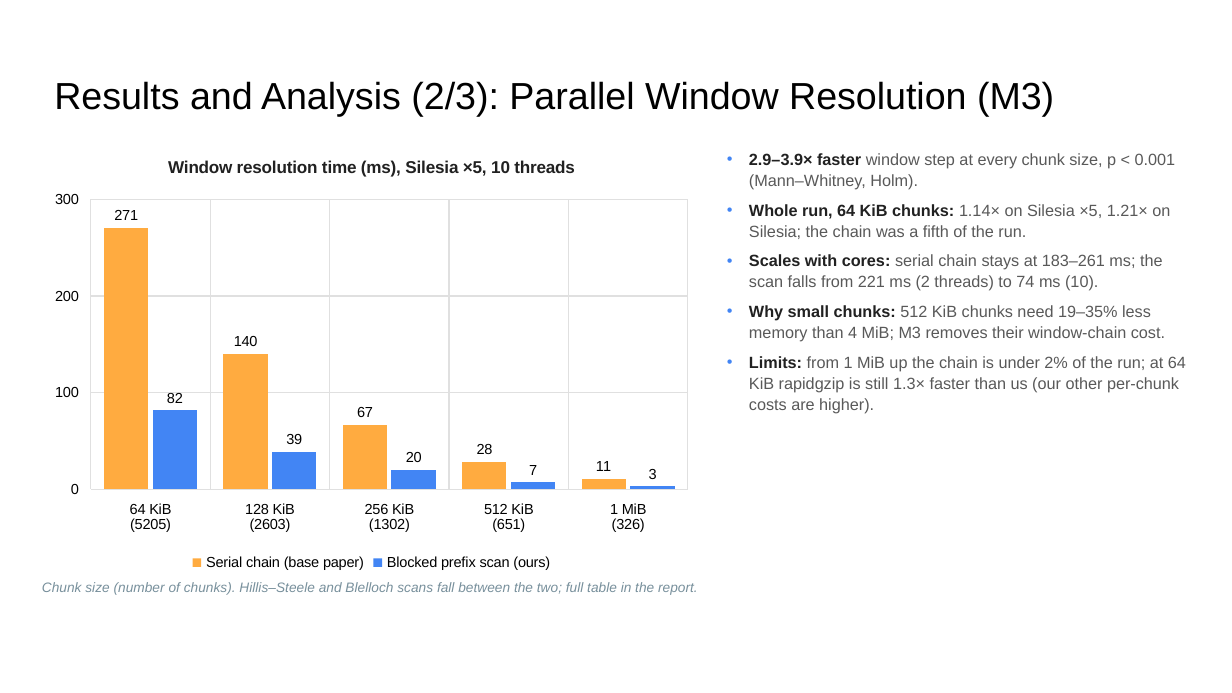
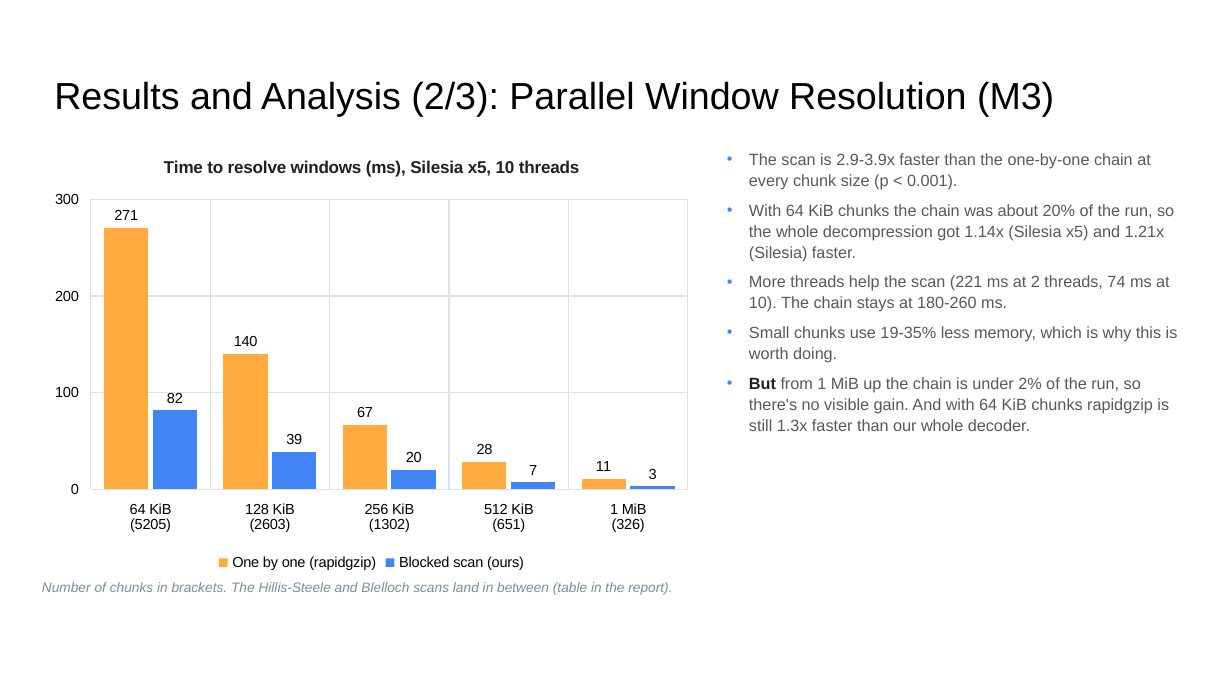
Before and after one commit to DarkDS13/riptide, a slide deck: slide 5 of docs/final/riptide_final_presentation.pptx. Drawn at 1232x693 pixels with LibreOffice and Linux fonts; fonts in the diff are those of the drawing. Boxes give left, top, right and bottom in pixels: in the first picture for what was removed or moved away, otherwise in the second. Text is boxed around its words. In the diff, an @@ line names an element or a change of style, - is before the commit and + after.

```diff
--- a/docs/final/riptide_final_presentation.pptx
+++ b/docs/final/riptide_final_presentation.pptx
@@ column chart at [42, 138, 701, 575] @@
@@ title "Window resolution time (ms), Silesia ×5, 10 threads" to "Time to resolve windows (ms), Silesia x5, 10 threads" @@
-Serial chain (base paper): 271, 140, 67, 28, 11
+One by one (rapidgzip): 271, 140, 67, 28, 11
-Blocked prefix scan (ours): 82, 39, 20, 7, 3
+Blocked scan (ours): 82, 39, 20, 7, 3
@@ text at [749, 153, 1178, 431]: text changed @@
-• 2.9–3.9× faster window step at every chunk size, p < 0.001 (Mann–Whitney, Holm).
-• Whole run, 64 KiB chunks: 1.14× on Silesia ×5, 1.21× on Silesia; the chain was a fifth of the run.
-• Scales with cores: serial chain stays at 183–261 ms; the scan falls from 221 ms (2 threads) to 74 ms (10).
-• Why small chunks: 512 KiB chunks need 19–35% less memory than 4 MiB; M3 removes their window-chain cost.
-• Limits: from 1 MiB up the chain is under 2% of the run; at 64 KiB rapidgzip is still 1.3× faster than us (our other per-chunk costs are higher).
+• The scan is 2.9-3.9x faster than the one-by-one chain at every chunk size (p < 0.001).
+• With 64 KiB chunks the chain was about 20% of the run, so the whole decompression got 1.14x (Silesia x5) and 1.21x (Silesia) faster.
+• More threads help the scan (221 ms at 2 threads, 74 ms at 10). The chain stays at 180-260 ms.
+• Small chunks use 19-35% less memory, which is why this is worth doing.
+• But from 1 MiB up the chain is under 2% of the run, so there's no visible gain. And with 64 KiB chunks rapidgzip is still 1.3x faster than our whole decoder.
@@ text at [42, 582, 672, 595]: text changed @@
-Chunk size (number of chunks). Hillis–Steele and Blelloch scans fall between the two; full table in the report.
+Number of chunks in brackets. The Hillis-Steele and Blelloch scans land in between (table in the report).
```
Also in this commit, not shown: 6 other slides changed.
